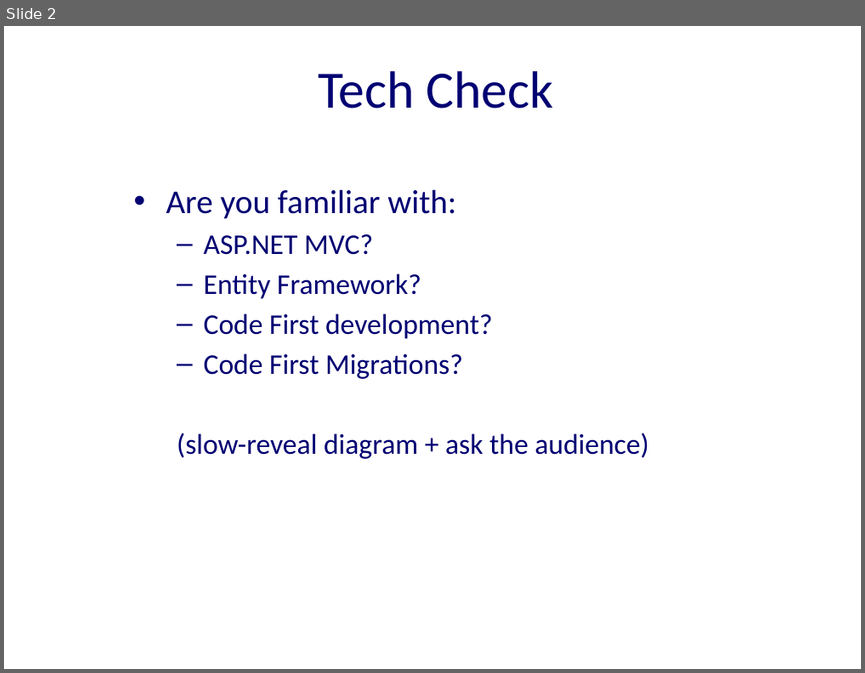
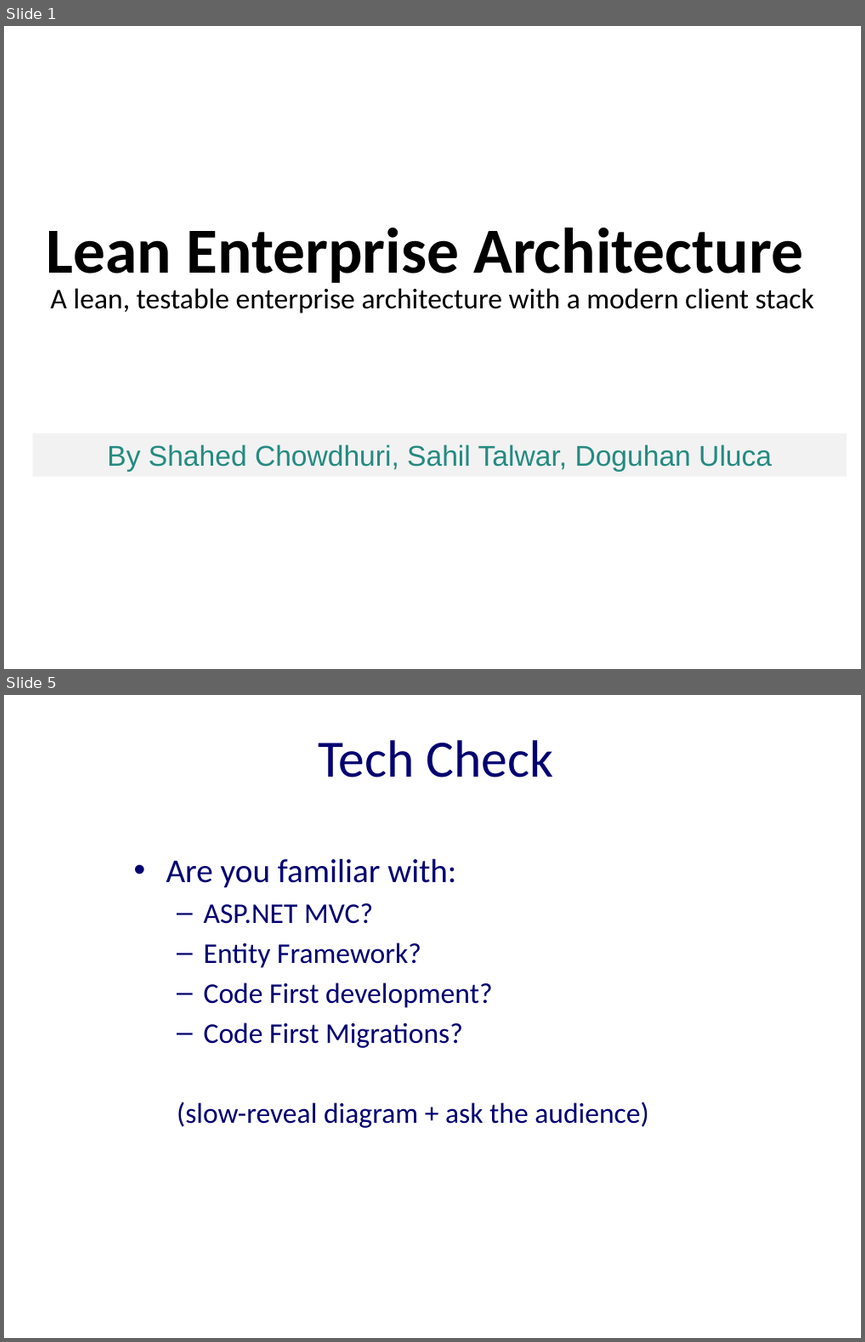
Before and after one commit to excellalabs/ExcellaLean, a slide deck: _presentations/CodeFirstMigrations.pptx. Shown one above the other, each under a label of ours: slide 2 before the commit, slides 1 and 5 after it; the slides between them are not shown. The pictures are 865x673 and 865x1342 pixels, drawn with LibreOffice and Linux fonts; fonts in the diff are those of the drawing; background and template pictures are left out. Boxes give left, top, right and bottom in pixels: in the first picture for what was removed or moved away, otherwise in the second. Text is boxed around its words. In the diff, an @@ line names an element or a change of style, - is before the commit and + after.

```diff
--- a/_presentations/CodeFirstMigrations.pptx
+++ b/_presentations/CodeFirstMigrations.pptx
@@ slide 1 added at [4, 26, 861, 669], background picture (left out) @@
@@ text added at [46, 227, 803, 283], 54 pt, text #000000, bold @@
+Lean Enterprise Architecture
@@ text added at [51, 288, 814, 313], 24 pt, text #000000 @@
+A lean, testable enterprise architecture with a modern client stack
@@ rectangle added at [32, 433, 846, 476], fill #F2F2F2, 24 pt, text #238A81 @@
+By Shahed Chowdhuri, Sahil Talwar, Doguhan Uluca
@@ what was slide 2 is now slide 5 @@
```
Also in this commit, not shown: 1 slide changed, 8 other slides added, 1 slide removed.
